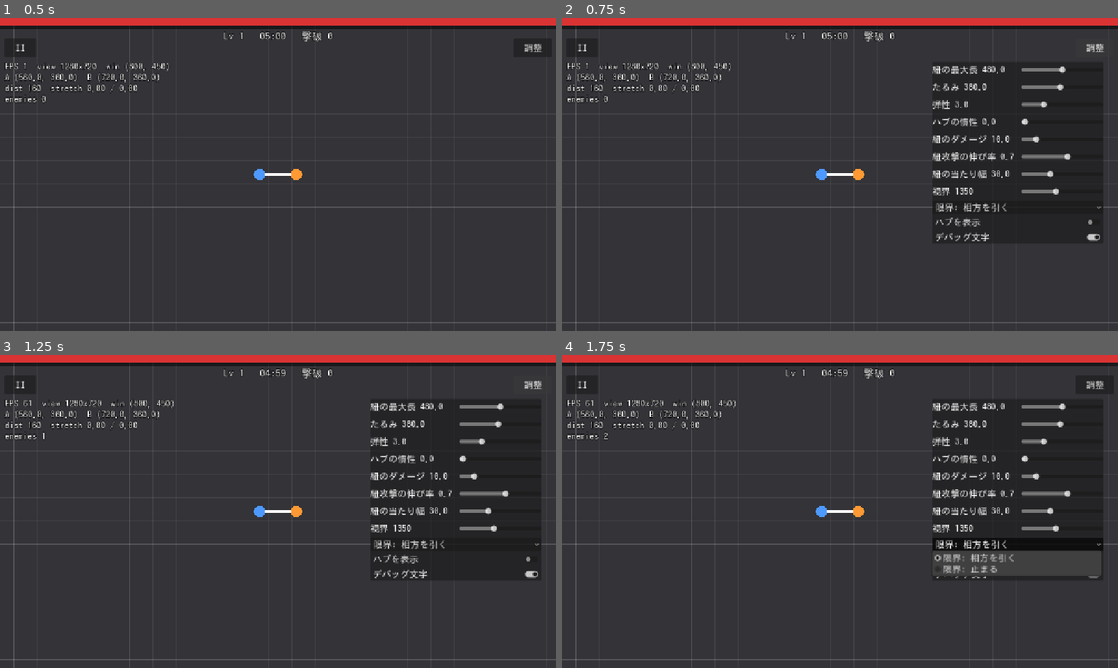
Above: before the commit, frames 1-4 (two rows, left to right).
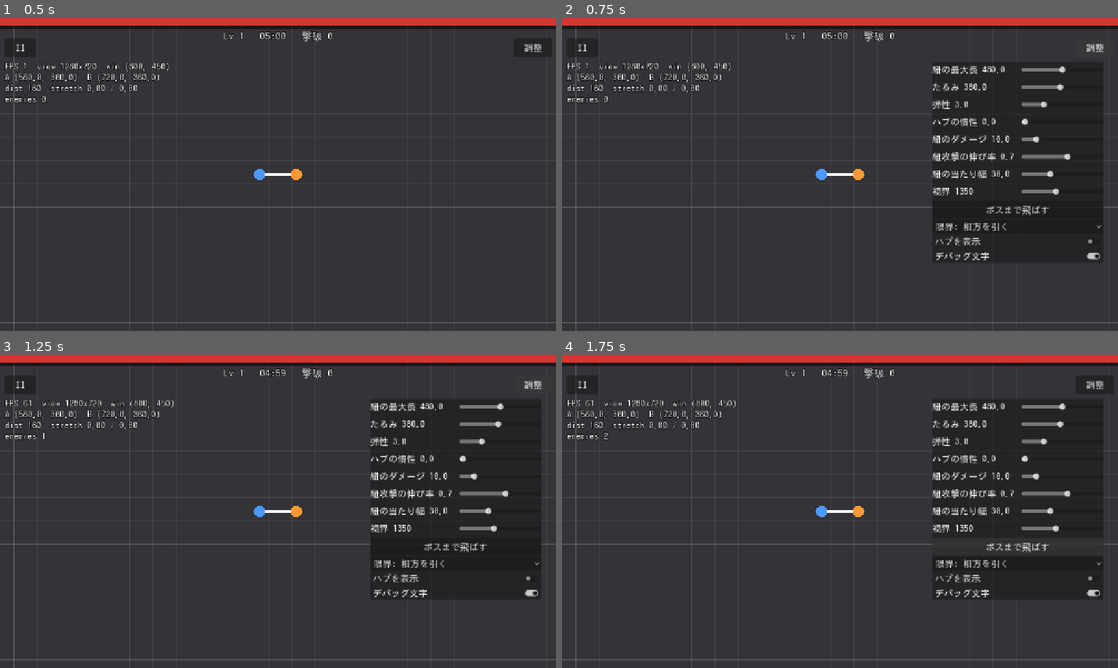
Above: after the commit, the same moments.

Repository: suutukuru/bind-run
Game: Godot game, scene res://scenes/main/main.tscn
Same seed, same stepped clock (60 frames per second), same inputs: the game is played once before the commit and once after it. This scene is started directly instead of the project's main scene.
Inputs (mouse positions are in pixels of both pictures, inside the frame that each line leads up to):
- Up to frame 1 (0.5 s): no input
- Up to frame 2 (0.75 s): click "調整" at 0.5 s
- Up to frame 3 (1.25 s): no input
- Up to frame 4 (1.75 s): click (1017, 545) at 1.25 s, where only the run after the commit has a clickable "ボスまで飛ばす"

Frame 1 is identical in both runs. In frame 2, 0.9% of the frame differs, in the area x 67-97%, y 59-78%; in frame 3, 0.9%; in frame 4, 3.2%, in the area x 66-98%, y 58-78%.

Commit message:
調整パネルに「ボスまで飛ばす」ボタンを追加
Co-Authored-By: Claude Sonnet 5.5 <noreply@anthropic.com>
Claude-Session: https://claude.ai/code/session_01FmuN5U8N5hun1pocAD6Yrf

Diff:
--- a/scenes/debug/tuning_panel.gd
+++ b/scenes/debug/tuning_panel.gd
@@ -7,6 +7,9 @@
 @export var rope_path: NodePath
 @export var overlay_path: NodePath
 @export var camera_path: NodePath
+@export var run_state_path: NodePath
+## ボスまで飛ばしたとき、出現の何秒前に止めるか（HP バーなどの出現前の表示も見られる）
+const BOSS_SKIP_LEAD: float = 3.0
 
 ## [プロパティ名, 表示名, 最小, 最大, 刻み]
 const SLIDERS: Array = [
@@ -22,6 +25,7 @@
 var _rope: Rope
 var _overlay: DebugOverlay
 var _camera: FollowCamera
+var _run_state: RunState
 var _root: Control
 var _toggle: Button
 var _panel: PanelContainer
@@ -39,6 +43,7 @@
 	_rope = get_node_or_null(rope_path) as Rope
 	_overlay = get_node_or_null(overlay_path) as DebugOverlay
 	_camera = get_node_or_null(camera_path) as FollowCamera
+	_run_state = get_node_or_null(run_state_path) as RunState
 	if _rope == null or _rope.config == null:
 		push_error("TuningPanel: Rope が見つかりません: %s" % rope_path)
 		return
@@ -51,6 +56,13 @@
 func set_param(property: String, value: float) -> void:
 	_rope.config.set(property, value)
 	_update_label(property)
+
+
+## 時間を進めて、ボスが出る少し前にする（確認に 5 分待たないため）。ボスがいない/出済みなら何もしない
+func skip_to_boss() -> void:
+	if _run_state == null or _run_state.boss_at <= 0.0:
+		return
+	_run_state.elapsed = maxf(_run_state.elapsed, _run_state.boss_at - BOSS_SKIP_LEAD)
 
 
 ## 右上の「調整」ボタンの表示（ホームの設定で切り替える）。隠すときはパネルも閉じる
@@ -135,6 +147,12 @@
 		view_row.add_child(_view_slider)
 		set_view_size(_camera.view_short_side)
 
+	if _run_state != null:
+		var skip: Button = Button.new()
+		skip.text = "ボスまで飛ばす"
+		skip.pressed.connect(skip_to_boss)
+		box.add_child(skip)
+
 	_mode = OptionButton.new()
 	_mode.add_item("限界: 相方を引く")
 	_mode.add_item("限界: 止まる")
--- a/scenes/main/main.tscn
+++ b/scenes/main/main.tscn
@@ -99,6 +99,7 @@
 rope_path = NodePath("../Rope")
 overlay_path = NodePath("../DebugOverlay")
 camera_path = NodePath("../Camera")
+run_state_path = NodePath("../RunState")
 
 [node name="Hud" type="CanvasLayer" parent="."]
 script = ExtResource("19_hud")
--- a/tests/test_tuning.gd
+++ b/tests/test_tuning.gd
@@ -62,3 +62,22 @@
 	for text: String in ["スタート", "撃破", "紐の最大長", "レベルアップ"]:
 		for i: int in text.length():
 			check_true(font.has_char(text.unicode_at(i)), "glyph for %s" % text[i])
+
+
+func test_skip_to_boss_moves_the_clock_just_before_the_boss() -> void:
+	SaveData.path = "user://test_save.cfg"
+	RunSetup.start_stage(1)
+	var main: Node = _make_main()
+	var panel: TuningPanel = main.get_node("TuningPanel") as TuningPanel
+	var state: RunState = main.get_node("RunState") as RunState
+	var spawner: EnemySpawner = main.get_node("EnemySpawner") as EnemySpawner
+	panel.skip_to_boss()
+	check_near(state.elapsed, 300.0 - TuningPanel.BOSS_SKIP_LEAD, "just before the boss")
+	check_true(spawner.boss == null, "the boss is not out yet")
+	state.elapsed = 400.0
+	panel.skip_to_boss()
+	check_near(state.elapsed, 400.0, "never goes backwards")
+	_free_main(main)
+	SaveData.delete_file()
+	SaveData.path = "user://save.cfg"
+	RunSetup.reset()
Not shown, changed: docs/planning/changelog.md
Not shown, changed: docs/testing/owner-checklist.md
